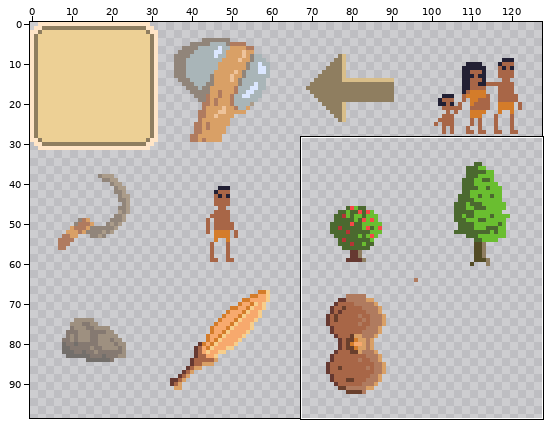
Two states of a sprite sheet, Assets/Sprites/Buttons/Unit Buttons.png. Above: a wide view before the commit, with the close-up outlined.
Close-up. The starting point:
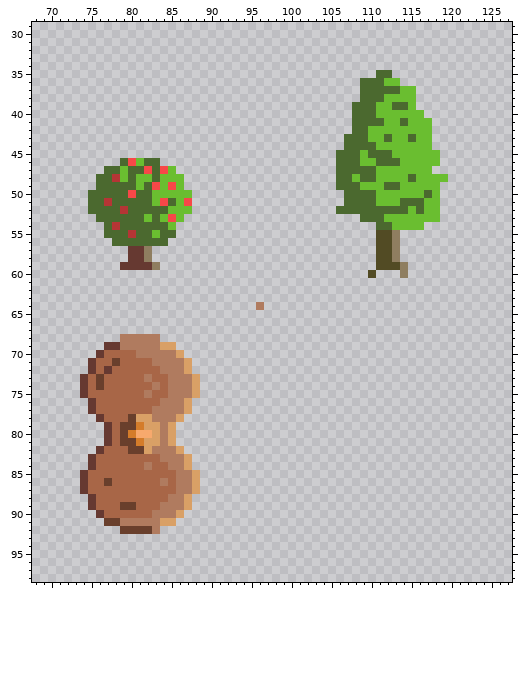
The file is 128x160 pixels. Shown: x 68..127, y 29..98. The wide view leaves out empty margins. The commit also changed other parts of the picture, which this record leaves out.
The same view after the edit:
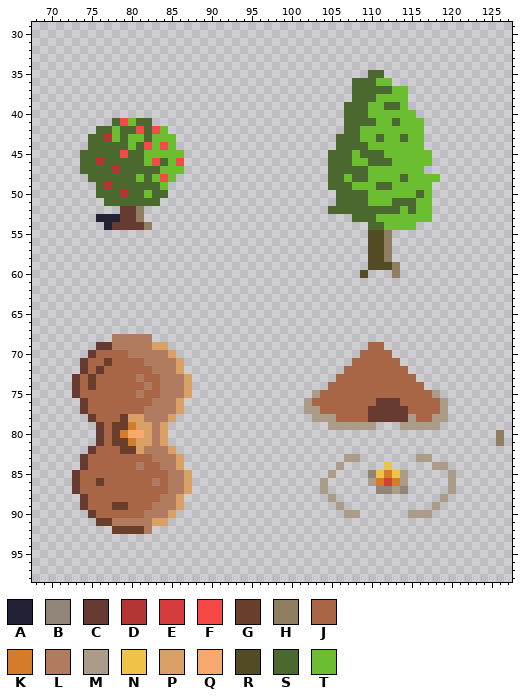
Palette (. is transparent): A #222034  B #91857a  C #663931  D #b53535  E #d63c3c  F #f74848  G #693f2c  H #8f7e60  J #a86647  K #d47c2a  L #b07b5f  M #ab9c8a  N #f0c348  P #d9a066  Q #f7a96d  R #524b24  S #4b692f  T #6abe30
What changed:
y 35: x 110 . -> S; x 112 S -> .
y 36: x 108 . -> S; x 111 S -> T; x 113 T -> .
y 37: x 108 . -> S; x 113 S -> T; x 115 T -> .
y 38: x 108 . -> S; x 111 S -> T; x 115 T -> .
y 39: x 107 . -> S; x 110 S -> T; x 112 T -> S; x 114..115 ST -> T.
y 40: x 107 . -> S; x 110 S -> T; x 116 T -> .
y 41: x 78..82 ..... -> SFTSS; x 107 . -> S; x 111 S -> T; x 113..114 TS -> ST; x 117 T -> .
y 42: x 76..84 ......... -> SSTSSFSFT; x 107 . -> S; x 109 S -> T; x 117 T -> .
y 43: x 75..85 ........... -> SSDTSTTSTTT; x 106 . -> S; x 109 S -> T; x 111..112 TS -> ST; x 114..115 TS -> ST; x 117 T -> .
y 44: x 75..85 ........... -> SSSSSTSFTFT; x 106 . -> S; x 110 S -> T; x 117 T -> .
y 45: x 74..86 ............. -> SSSSSFSSTTTTT; x 105 . -> S; x 108..109 ST -> TS; x 112 S -> T; x 118 T -> .
y 46: x 74..78 ..... -> SSDSS; x 80..86 FTSS... -> SSTFSTF; x 105 . -> S; x 108 S -> T; x 110 T -> S; x 113 S -> T; x 118 T -> .
y 47: x 74..76 ... -> SSS; x 78..79 ST -> DS; x 82 F -> S; x 84 F -> T; x 86 . -> T; x 105 . -> S; x 110 S -> T; x 117 T -> .
y 48: x 75 . -> S; x 78..79 DT -> SS; x 82..84 TST -> STF; x 86 T -> .; x 105 . -> S; x 107..108 ST -> TS; x 110 S -> T; x 114..115 TS -> ST; x 119 T -> .
y 49: x 77 S -> D; x 81 T -> S; x 83 F -> S; x 85..86 FT -> ..; x 105 . -> S; x 108 S -> T; x 111 T -> S; x 113 S -> T; x 118 T -> .
y 50: x 75 S -> .; x 79..80 SF -> DS; x 82..87 STTTTT -> TSS...; x 106 . -> S; x 110 S -> T; x 116..118 TST -> ST.
y 51: x 75..77 SSD -> ..S; x 83..87 TFSTF -> S....; x 106 . -> S; x 110 S -> T; x 113 T -> S; x 116 S -> T; x 118 T -> .
y 52: x 75..87 SSSSDSSSSSTTT -> ....CCH......; x 105 . -> S; x 114..116 STS -> TST; x 118 T -> .
y 53: x 76..86 SSSSSSTSTFT -> AAACCH.....; x 108 . -> S; x 111 S -> T; x 118 T -> .
y 54: x 77..85 SDSSSSSST -> ACCCCH...; x 110 . -> S; x 112 S -> T; x 116 T -> .
y 55: x 77..85 SSSDSSTSS -> .........; x 110 . -> R; x 112..113 RH -> H.
y 56: x 78..84 SSSSSSS -> .......; x 110 . -> R; x 112..113 RH -> H.
y 57..58: x 80..82 CCH -> ...; x 110 . -> R; x 112..113 RH -> H.
y 59: x 79..83 CCCCH -> .....; x 110 . -> R; x 113..114 RH -> H.
y 60: x 109..110 .R -> R.; x 113..114 .H -> H.
y 64: x 96 L -> .
y 68: x 78 . -> L; x 83 L -> .
y 69: x 76 . -> C; x 78 C -> L; x 83 L -> P; x 85 P -> .; x 110..111 .. -> JJ
y 70: x 75..76 .C -> CJ; x 80 J -> L; x 85..86 LP -> P.; x 109..112 .... -> JJJJ
y 71: x 74..75 .C -> CJ; x 77..78 JG -> GJ; x 82 J -> L; x 86..87 LP -> P.; x 108..113 ...... -> JJJJJJ
y 72: x 74..77 .CJC -> CJCJ; x 83 J -> L; x 86..87 LP -> P.; x 107..114 ........ -> JJJJJJJJ
y 73: x 73..76 .CJG -> CJGJ; x 81..82 JL -> LJ; x 84 J -> L; x 87..88 LP -> P.; x 106..115 .......... -> JJJJJJJJJJ
y 74: x 73..76 .CJG -> CJGJ; x 82..84 JLJ -> LJL; x 87..88 LP -> P.; x 105..116 ............ -> JJJJJJJJJJJJ
y 75: x 73..74 .C -> CJ; x 81..82 JL -> LJ; x 84 J -> L; x 87..88 LP -> P.; x 103..118 ................ -> MJJJJJJJJJJJJJJM
y 76: x 74..75 .C -> CJ; x 83 J -> L; x 86..87 LP -> P.; x 102..119 .................. -> MJJJJJJJJCCCJJJJJM
y 77: x 74..75 .C -> CJ; x 82 J -> L; x 86..87 LP -> P.; x 102..119 .................. -> MMJJJJJJCCCCCJJJJM
y 78: x 75..76 .C -> CJ; x 79..80 JG -> GP; x 82 P -> L; x 85..86 LP -> P.; x 103..119 ................. -> MMMJJJJCCCCCMJJMM
y 79: x 76..78 .CJ -> CJG; x 80..81 GK -> KP; x 83..85 PLP -> LP.; x 105..110 ...... -> MMMMMM; x 114..118 ..... -> MMMMM
y 80: x 76..80 .CJGK -> CJGKQ; x 82..85 QPLP -> PLP.; x 126 . -> H
y 81: x 76..78 .CJ -> CJG; x 80..81 GK -> KP; x 83..85 PLP -> LP.; x 126 . -> H
y 82: x 75..76 .C -> CJ; x 79 J -> G; x 81..82 GP -> PL; x 85..86 LP -> P.
y 83: x 74..75 .C -> CJ; x 83 J -> L; x 86..87 LP -> P.; x 107..108 .. -> MM; x 116..117 .. -> MM
y 84: x 74..75 .C -> CJ; x 81..82 JL -> LJ; x 84 J -> L; x 86..87 LP -> P.; x 106 . -> M; x 112 . -> N; x 118..119 .. -> MM
y 85: x 73..74 .C -> CJ; x 85 J -> L; x 87..88 LP -> P.; x 105 . -> M; x 110..114 ..... -> BNKNM; x 120 . -> M
y 86: x 73..74 .C -> CJ; x 76..77 JG -> GJ; x 83..85 JLJ -> LJL; x 87..88 LP -> P.; x 104 . -> M; x 110..114 ..... -> MKEKM; x 120 . -> M
y 87: x 73..74 .C -> CJ; x 85 J -> L; x 87..88 LP -> P.; x 104 . -> M; x 111..114 .... -> BBMB; x 120 . -> M
y 88: x 74..75 .C -> CJ; x 84 J -> L; x 86..87 LP -> P.; x 105 . -> M; x 119 . -> M
y 89: x 74..75 .C -> CJ; x 78 J -> G; x 80 G -> J; x 83 J -> L; x 86..87 LP -> P.; x 106 . -> M; x 118 . -> M
y 90: x 75..76 .C -> CJ; x 82 J -> L; x 85..86 LP -> P.; x 107..108 .. -> MM; x 115..117 ... -> MMM
y 91: x 76 . -> G; x 78 G -> L; x 83 L -> P; x 85 P -> .
y 92: x 78 . -> G; x 82..83 GL -> L.
Pixel boxes of the changes (left, top, right, bottom) in both close-ups:
changed: (328, 70, 448, 278)
changed: (80, 118, 192, 270)
erased: (256, 302, 264, 310)
changed: (72, 334, 200, 534)
added: (304, 342, 448, 430)
added: (496, 430, 504, 446)
added: (320, 454, 456, 518)
